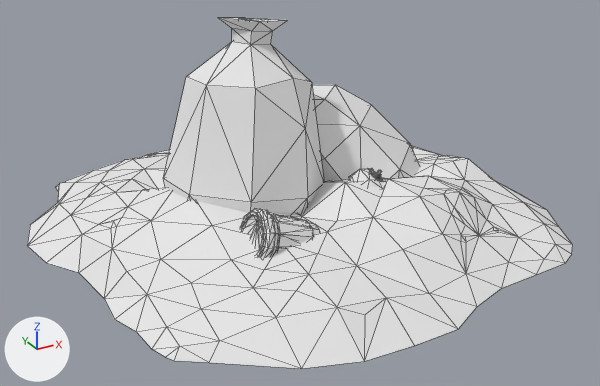
One commit to the OBJ model media/model/mapmodel/city/garbage_3/tris.obj: the scene before it, then after it.
Camera for both pictures: a 50 mm camera at (-0.00925, -0.01741, 0.00937) aimed at (0.00008, -0.00045, 0.00089). Arrows for +X, +Y and +Z are at lower left; the lights stay in place. Mesh edges are drawn as thin lines. Where no turn or scale is listed for an object, it has been applied to the vertices.

Objects in the first picture: 'Garbage_03'.
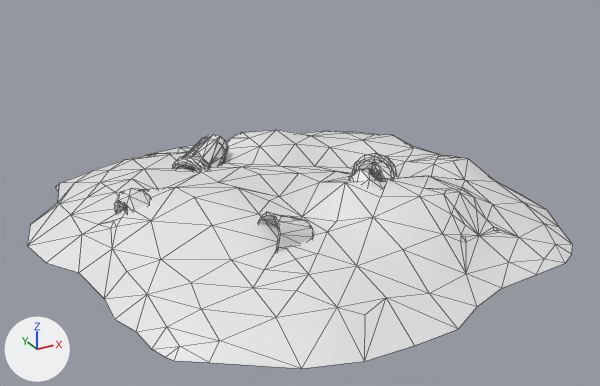
Commit message: assets | removed spec on garbage model

Changed parts and their boxes (x1, y1, x2, y2) in the pictures (600 x 386 px; the box of a moved part takes in the faces that stretch with it):
'Garbage_03', reshaped (32% shorter)
    before: (27, 18, 573, 369)
    after: (27, 130, 573, 369)
part 1 of me_garbage_03, moved or reshaped
    before: (240, 208, 320, 258)
    after: (352, 153, 396, 178)
part 2 of me_garbage_03, added
    after: (183, 138, 226, 167)
part 3 of me_garbage_03, added
    after: (172, 134, 228, 170)
part 4 of me_garbage_03, added
    after: (114, 201, 126, 210)
part 5 of me_garbage_03, added
    after: (114, 188, 151, 211)
part 6 of me_garbage_03, deleted
    before: (312, 85, 420, 181)
part 7 of me_garbage_03, deleted
    before: (163, 18, 324, 214)

Patch to the scene script:
```diff
--- a/media/model/mapmodel/city/garbage_3/tris.obj.py
+++ b/media/model/mapmodel/city/garbage_3/tris.obj.py
@@ me_garbage_03 @@
 me_garbage_03.from_pydata(...)  # 546 vertices, 1022 faces; spans x -0.00634..0.00642, y -0.00635..0.00634, z -0.00181..0.00528
 # used by ob_garbage_03; location = (0.0, 0.0, 0.0)
-me_garbage_03.materials.append(mat_city_05_037)  # white #e7e7e7
+# me_garbage_03 part 1: the loose piece of 106 vertices spanning x -0.00248..-0.00069, y -0.00323..-0.00197, z 0.00038..0.00176 is turned 53.1 degrees about the z axis through its middle, then moved by (0.00484, 0.00348, -0.00065)
+# me_garbage_03 part 2: the loose piece of 76 vertices spanning x -0.00206..-0.00092, y -0.00317..-0.00203, z 0.00038..0.0016 is copied, and the copy is multiplied about its middle by the matrix ((0.655, -0.597, -0.464), (0.487, 0.802, -0.345), (0.578, 0.0, 0.816)), then moved by (0.00042, 0.00566, -0.00016); it spans x -0.00175..-0.0004, y 0.00236..0.00371, z 0.00009..0.00136
+# me_garbage_03 part 3: the loose piece of 106 vertices spanning x -0.00248..-0.00069, y -0.00323..-0.00197, z 0.00038..0.00176 is copied, and the copy is multiplied about its middle by the matrix ((0.655, -0.597, -0.463), (0.487, 0.802, -0.345), (0.578, 0.0, 0.816)), then moved by (0.00042, 0.00558, -0.00023); it spans x -0.00206..-0.00025, y 0.00213..0.00378, z -0.00006..0.00138
+# me_garbage_03 part 4: the loose piece of 21 vertices spanning x 0.00137..0.0018, y -0.00194..-0.0014, z 0.00135..0.00168 is copied, and the copy is turned -113.5 degrees about the y axis through its middle, then moved by (-0.00582, 0.0023, -0.00059); it spans x -0.00433..-0.00409, y 0.00037..0.00091, z 0.00067..0.00117
+# me_garbage_03 part 5: the loose piece of 31 vertices spanning x 0.00087..0.00187, y -0.00208..-0.00107, z 0.00073..0.00171 is copied, and the copy is turned -113.5 degrees about the y axis through its middle, then moved by (-0.00525, 0.0023, -0.00037); it spans x -0.0043..-0.00339, y 0.00022..0.00123, z 0.00037..0.00134
+# me_garbage_03 part 6: the loose piece of 47 vertices spanning x -0.00017..0.00423, y -0.00139..0.00263, z -0.00181..0.00359 is deleted
+# me_garbage_03 part 7: the loose piece of 46 vertices spanning x -0.00304..0.00072, y -0.00171..0.00203, z -0.00047..0.00528 is deleted
```
